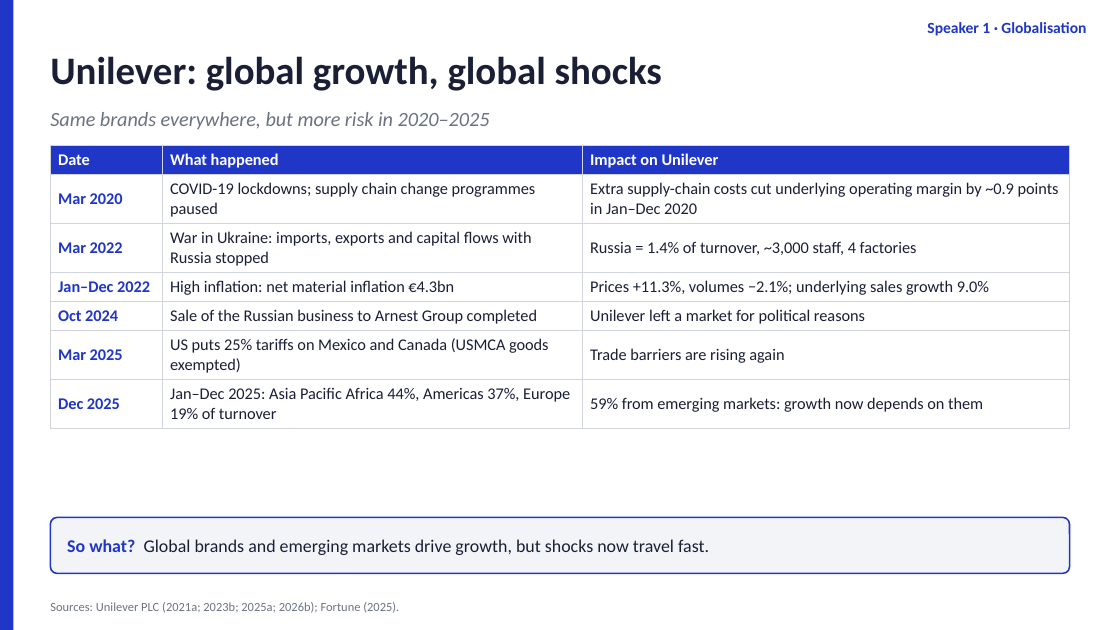
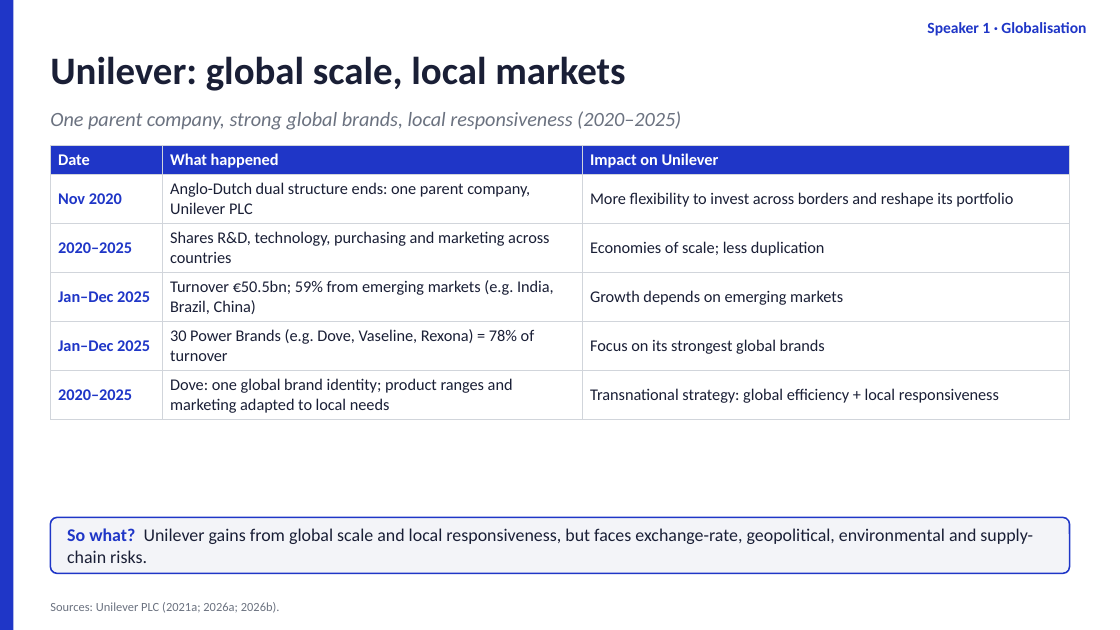
Before and after one commit to dollar3651314/mymba, a slide deck: slide 5 of content/busi1763/files/Unilever_Group_EN.pptx. Drawn at 1120x630 pixels with LibreOffice and Linux fonts; fonts in the diff are those of the drawing. Boxes give left, top, right and bottom in pixels: in the first picture for what was removed or moved away, otherwise in the second. Text is boxed around its words. In the diff, an @@ line names an element or a change of style, - is before the commit and + after.

```diff
--- a/content/busi1763/files/Unilever_Group_EN.pptx
+++ b/content/busi1763/files/Unilever_Group_EN.pptx
@@ text at box(50, 56, 625, 91): text changed @@
-Unilever: global growth, global shocks
+Unilever: global scale, local markets
@@ text at box(50, 111, 681, 130): text changed @@
-Same brands everywhere, but more risk in 2020–2025
+One parent company, strong global brands, local responsiveness (2020–2025)
@@ table at box(50, 146, 1070, 417) @@
-row 2: Mar 2020 | COVID-19 lockdowns; supply chain change programmes paused | Extra supply-chain costs cut underlying operating margin by ~0.9 points in Jan–Dec 2020
-row 3: Mar 2022 | War in Ukraine: imports, exports and capital flows with Russia stopped | Russia = 1.4% of turnover, ~3,000 staff, 4 factories
-row 4: Jan–Dec 2022 | High inflation: net material inflation €4.3bn | Prices +11.3%, volumes −2.1%; underlying sales growth 9.0%
-row 5: Oct 2024 | Sale of the Russian business to Arnest Group completed | Unilever left a market for political reasons
-row 6: Mar 2025 | US puts 25% tariffs on Mexico and Canada (USMCA goods exempted) | Trade barriers are rising again
-row 7: Dec 2025 | Jan–Dec 2025: Asia Pacific Africa 44%, Americas 37%, Europe 19% of turnover | 59% from emerging markets: growth now depends on them
+row 2: Nov 2020 | Anglo-Dutch dual structure ends: one parent company, Unilever PLC | More flexibility to invest across borders and reshape its portfolio
+row 3: 2020–2025 | Shares R&D, technology, purchasing and marketing across countries | Economies of scale; less duplication
+row 4: Jan–Dec 2025 | Turnover €50.5bn; 59% from emerging markets (e.g. India, Brazil, China) | Growth depends on emerging markets
+row 5: Jan–Dec 2025 | 30 Power Brands (e.g. Dove, Vaseline, Rexona) = 78% of turnover | Focus on its strongest global brands
+row 6: 2020–2025 | Dove: one global brand identity; product ranges and marketing adapted to local needs | Transnational strategy: global efficiency + local responsiveness
@@ text at box(67, 528, 1033, 563): text changed @@
-So what? Global brands and emerging markets drive growth, but shocks now travel fast.
+So what? Unilever gains from global scale and local responsiveness, but faces exchange-rate, geopolitical, environmental and supply-chain risks.
@@ text at box(50, 602, 280, 613): text changed @@
-Sources: Unilever PLC (2021a; 2023b; 2025a; 2026b); Fortune (2025).
+Sources: Unilever PLC (2021a; 2026a; 2026b).
```
Also in this commit, not shown: 4 other slides changed, 1 slide added, 5 other files.
